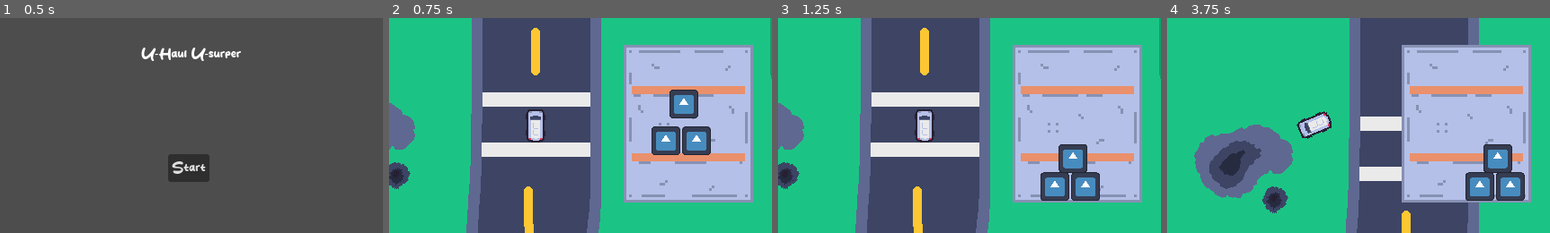
Above: before the commit, frames 1-4 (left to right).
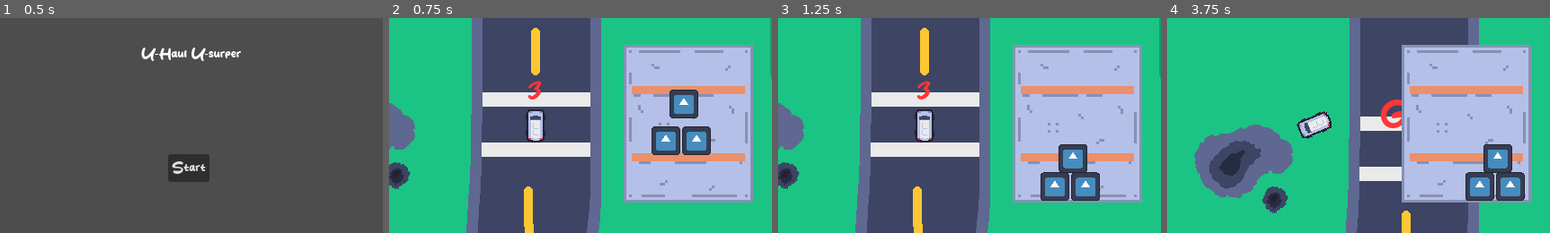
Above: after the commit, the same moments.

Repository: grace125/u-haul_u-surper
Game: Godot game, scene res://src/main_menu/main_menu.tscn
The game is run twice, just before and just after one commit, with the same random seed, the same clock (stepped at 60 frames per second) and the same inputs. The engine's default icon, where the game draws it, is replaced by a stand-in: a white triangle on a blue panel in a dark square.
Inputs:
- Up to frame 1 (0.5 s): no input
- Up to frame 2 (0.75 s): click "Start" at 0.5 s
- Up to frame 3 (1.25 s): no input
- Up to frame 4 (3.75 s): tap Enter at 1.25 s; hold Right (Right) 1.28-2.03 s; hold S (Backward) 2.03-2.78 s; hold Right (Right) 2.78-3.53 s; hold Up (Forward) from 3.53 s (still down)

Frame 1 is identical in both runs. In frame 2, 0.2% of the frame differs, in the area x 36-40%, y 29-38%; in frame 3, 0.2%; in frame 4, 0.5%, in the area x 55-62%, y 37-52%.

Commit message:
Add countdown timer

Diff:
--- a/src/game/main_race.tscn
+++ b/src/game/main_race.tscn
@@ -1,8 +1,10 @@
-[gd_scene load_steps=4 format=3 uid="uid://dfrd4hnq4ihj6"]
+[gd_scene load_steps=6 format=3 uid="uid://dfrd4hnq4ihj6"]
 
 [ext_resource type="PackedScene" uid="uid://bfodx4j2nphf1" path="res://src/racetracks/testing_track.tscn" id="1_80o6r"]
 [ext_resource type="PackedScene" uid="uid://cysr2jfgo5j8w" path="res://src/car/car.tscn" id="2_avf7a"]
 [ext_resource type="PackedScene" uid="uid://co8xua22svrag" path="res://src/Container/Container.tscn" id="3_5hq5e"]
+[ext_resource type="FontFile" uid="uid://7xetsuk0kuwy" path="res://assets/fonts/CoffeCake.ttf" id="3_215hi"]
+[ext_resource type="Script" path="res://src/game/start_text.gd" id="4_xbrsb"]
 
 [node name="Race" type="Node2D"]
 metadata/_edit_lock_ = true
@@ -18,6 +20,28 @@
 position = Vector2(881, 693)
 metadata/_edit_lock_ = true
 
+[node name="start_text" type="Label" parent="CanvasLayer1"]
+anchors_preset = 5
+anchor_left = 0.5
+anchor_right = 0.5
+offset_left = 647.0
+offset_top = 635.0
+offset_right = 687.0
+offset_bottom = 675.0
+grow_horizontal = 2
+theme_override_colors/font_color = Color(1, 0.211765, 0.211765, 1)
+theme_override_colors/font_outline_color = Color(0, 0, 0, 1)
+theme_override_fonts/font = ExtResource("3_215hi")
+theme_override_font_sizes/font_size = 35
+text = "3"
+horizontal_alignment = 1
+script = ExtResource("4_xbrsb")
+
+[node name="321_timer" type="Timer" parent="CanvasLayer1/start_text"]
+process_callback = 0
+one_shot = true
+autostart = true
+
 [node name="CanvasLayer2" type="CanvasLayer" parent="."]
 layer = 2
 offset = Vector2(125, 0)
@@ -27,3 +51,4 @@
 
 [connection signal="shake" from="CanvasLayer1/car" to="CanvasLayer2/Container" method="shake"]
 [connection signal="turning" from="CanvasLayer1/car" to="CanvasLayer2/Container" method="turning"]
+[connection signal="timeout" from="CanvasLayer1/start_text/321_timer" to="CanvasLayer1/start_text" method="_on_321_timer_timeout"]
--- /dev/null
+++ b/src/game/start_text.gd
@@ -0,0 +1,25 @@
+extends Label
+
+signal start_race
+
+@onready var timer_321 = $"321_timer"
+
+var countdown: int = 3
+
+func _ready():
+	SFX.play_sfx("race_start_beep_1")
+
+
+func _on_321_timer_timeout():
+	countdown -= 1
+	if countdown <= 0:
+		SFX.play_sfx("race_start_beep_2")
+		text = "GO!"
+		emit_signal("start_race")
+		await get_tree().create_timer(1.5).timeout
+		var tween = get_tree().create_tween().set_ease(Tween.EASE_OUT).set_trans(Tween.TRANS_SINE)
+		tween.tween_property(self, "modulate", Color(1, 1, 1, 0), 2.5)
+		return
+	SFX.play_sfx("race_start_beep_1", 0.01)
+	text = str(countdown)
+	timer_321.start()
Not shown, added: assets/audio/sound_effects/race_start_beep_1.wav.import
Not shown, added: assets/audio/sound_effects/race_start_beep_2.wav.import
Not shown, added: assets/audio/sound_effects/race_start_beep_1.wav
Not shown, added: assets/audio/sound_effects/race_start_beep_2.wav
